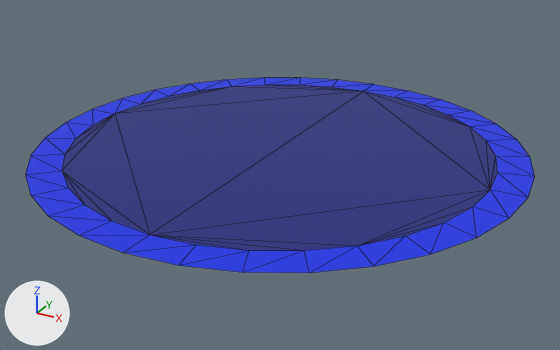
An edit to the glTF model assets/selection_circle.glb, drawn before and after from the same camera.
Both versions are drawn from a 50 mm camera at (1.43, -2.599, 1.176) aimed at (0.022, -0.04, -0.104). Lighting does not change. The marker at lower left points along +X, +Y and +Z. Mesh edges are drawn as thin lines.
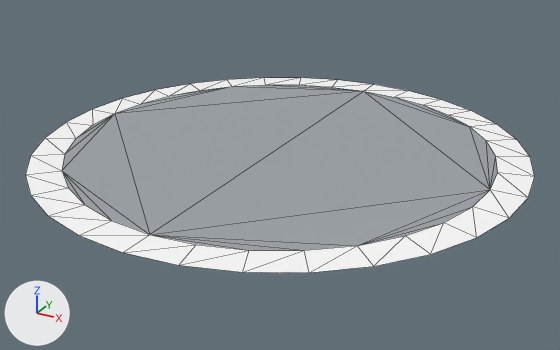
What differs and where, as boxes (x1, y1, x2, y2) in the pictures (560 x 350 px):
'Circle', surface changed (blue to white): (25, 78, 535, 273) in both

Patch to the scene script:
```diff
--- a/assets/selection_circle.glb.py
+++ b/assets/selection_circle.glb.py
@@ img_white_transparent @@
+img_white_transparent = load_image('white_transparent', '_unpacked/white_transparent', 1, 1, 'sRGB')
@@ img_white @@
+img_white = load_image('white', '_unpacked/white', 1, 1, 'sRGB')
@@ mat_circle_outer @@
 mat_circle_outer = principled_material('Circle Outer')
-mat_circle_outer.base_color = (0.0, 0.0262, 0.8)  # blue #002de7
+mat_circle_outer.texture = img_white  # with its transparency
@@ mat_circle_inner @@
 mat_circle_inner = principled_material('Circle Inner')
-mat_circle_inner.base_color = (0.00972, 0.0168, 0.202)  # dark blue #19237c
+mat_circle_inner.texture = img_white_transparent  # with its transparency
```
